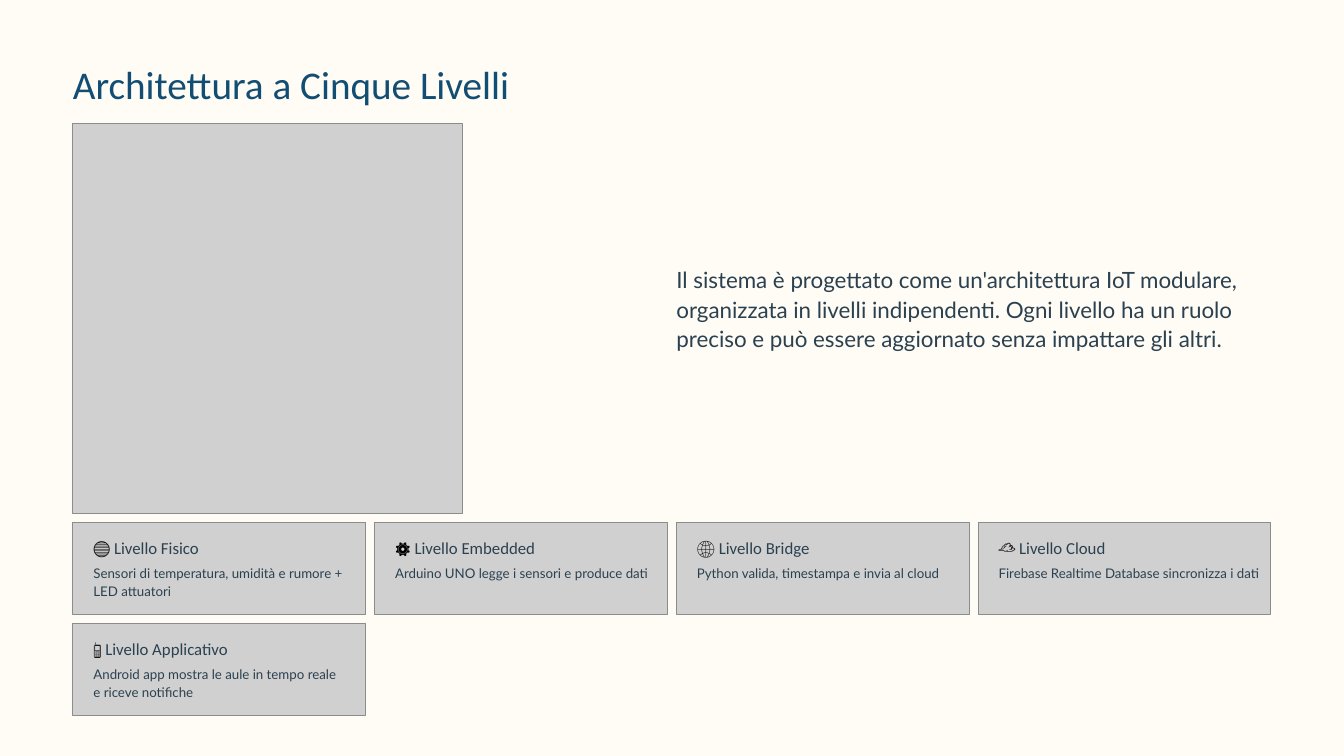
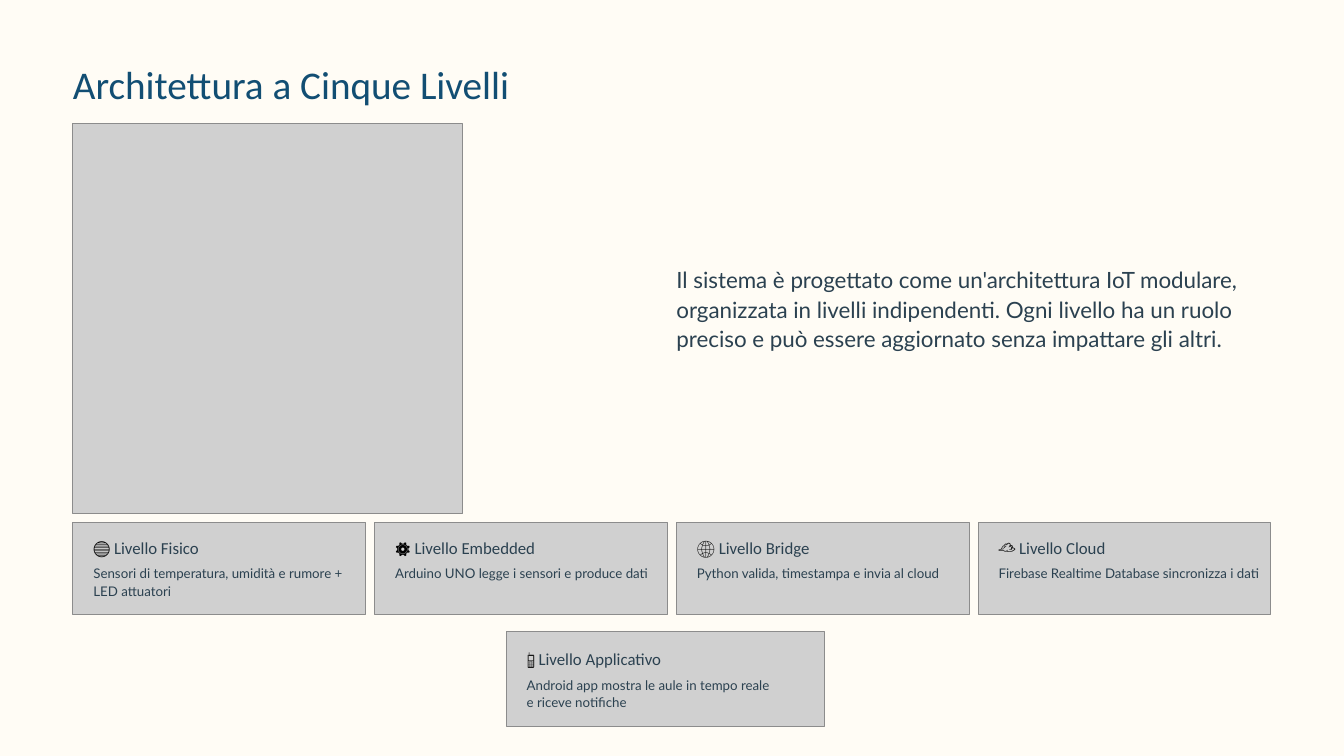
Before and after one commit to leolevro00/Smart-Study-Rooms, a slide deck: slide 6 of presentation/Smart-Study-Rooms.pptx. Drawn at 1344x756 pixels with LibreOffice and Linux fonts; fonts in the diff are those of the drawing; grey boxes stand for pictures; background and template pictures are left out. Boxes give left, top, right and bottom in pixels: in the first picture for what was removed or moved away, otherwise in the second. Text is boxed around its words. In the diff, an @@ line names an element or a change of style, - is before the commit and + after.

```diff
--- a/presentation/Smart-Study-Rooms.pptx
+++ b/presentation/Smart-Study-Rooms.pptx
@@ picture removed at <box>73,623,366,715</box> @@
@@ picture added at <box>507,632,825,727</box> @@
@@ text "📱 Livello Applicativo": place and size @@
-text "📱 Livello Applicativo" at <box>105,643,228,658</box>
+text "📱 Livello Applicativo" at <box>539,653,662,668</box>
@@ text "Android app mostra le aule ...": place and size @@
-text "Android app mostra le aule ..." at <box>93,669,336,697</box>
+text "Android app mostra le aule ..." at <box>527,680,769,707</box>
```
Also in this commit, not shown: 1 other slide changed.
